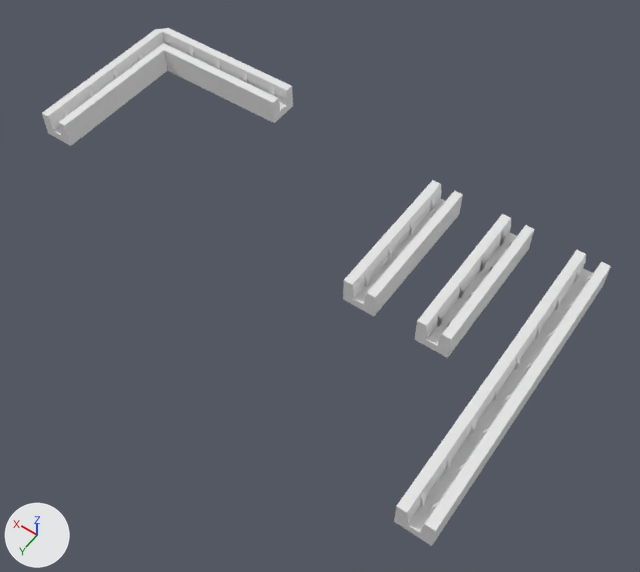
Renders of the Blender file cardboard_profiles/cardboard.blend from each side of a commit.
Before and after are seen from a 50 mm camera at (-45.7, 147.6, 167.8) aimed at (32.8, 37.7, -4.9). Lighting does not change. The marker at lower left points along +X, +Y and +Z.

The first picture shows 'clamps', 'profile_40mm', 'profile_80mm', 'profile_90d_40mm', 'profile_src'.
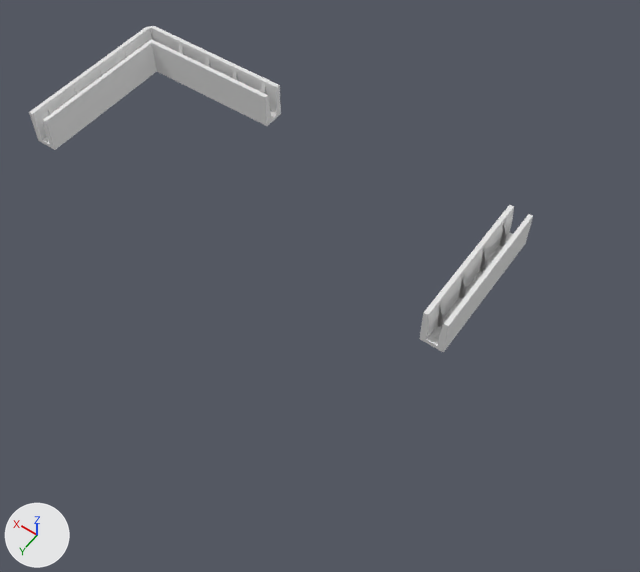
Changed parts and their boxes [x1, y1, x2, y2] in the pictures (640 x 572 px; the box of a moved part takes in the faces that stretch with it):
'profile_80mm', deleted
    before: [394, 250, 611, 546]
'profile_90d_40mm', reshaped, moved
    before: [42, 28, 293, 146]
    after: [29, 26, 281, 150]
'profile_src', reshaped
    before: [414, 214, 534, 358]
    after: [419, 205, 533, 352]
'profile_40mm', deleted
    before: [343, 180, 463, 316]
part 3 of me_cube_001, moved or reshaped
    before: [438, 230, 515, 326]
    after: [439, 220, 514, 327]
part 4 of me_cube_001, moved or reshaped
    before: [437, 235, 513, 327]
    after: [437, 223, 505, 327]

Edits to the bpy script that builds the scene:
```text
Change me_cube:
    where me_cube.from_pydata(...)  # 20 vertices, 17 faces; spans x 0.0..4.4, y 0.0..40.0, z -1.4..6.0
    used by ob_profile_src; location = (0.0, 0.0, 0.0)
    before: 0 (0.0, 0.0, -1.4), 2 (0.0, 40.0, -1.4), 4 (1.5, 0.0, -1.4), 6 (1.5, 40.0, -1.4)
    me_cube part 1
    add for i in [0, 2, 4, 6]: me_cube.vertices[i].co += Vector((0.0, 0.0, 1.2))
    me_cube.vertices[8].co: (4.4, 0.0, -1.4) -> (3.2, 0.0, -0.2)
    me_cube.vertices[9].co: (4.4, 0.0, 1.0) -> (3.2, 0.0, 1.0)
    me_cube.vertices[10].co: (4.4, 40.0, -1.4) -> (3.2, 40.0, -0.2)
    me_cube.vertices[11].co: (4.4, 40.0, 1.0) -> (3.2, 40.0, 1.0)
    me_cube.vertices[12].co: (2.0, 0.0, 6.0) -> (2.0, 0.0, 10.0)
    me_cube.vertices[13].co: (2.0, 40.0, 6.0) -> (2.0, 40.0, 10.0)
    me_cube.vertices[14].co: (4.4, 0.0, 6.0) -> (3.2, 0.0, 10.0)
    me_cube.vertices[15].co: (4.4, 40.0, 6.0) -> (3.2, 40.0, 10.0)
    me_cube.vertices[16].co: (4.4, 40.0, 3.5) -> (3.2, 40.0, 5.5)
    me_cube.vertices[17].co: (4.4, 0.0, 3.5) -> (3.2, 0.0, 5.5)
    me_cube.vertices[18].co: (1.5, 0.0, 3.5) -> (1.5, 0.0, 5.5)
    me_cube.vertices[19].co: (1.5, 40.0, 3.5) -> (1.5, 40.0, 5.5)
Change me_cube_001:
    where me_cube_001.from_pydata(...)  # 12 vertices, 10 faces; spans x -1.18..0.82, y -0.6..0.6, z -2.4..2.3
    used by ob_clamps; parent = ob_profile_src; location = (2.183, 4.6, 3.4)
    me_cube_001 part 2: all 2 vertices in x -1.18, y -0.6..0.6, z -2.4 are moved by (-0.3, 0.0, 0.0)
    me_cube_001 part 3: all 2 vertices in x -1.18, y -0.6..0.6, z 0.1 are moved by (-0.3, 0.0, 2.0)
    me_cube_001 part 4: all 2 vertices in x 0.82, y -0.6..0.6, z 0.1 are moved by (0.0, 0.0, 2.0)
    me_cube_001 part 5: all 4 vertices in x -0.08..0.82, y -0.6..0.6, z 2.3 are moved by (0.0, 0.0, 4.0)
Change me_cube_005:
    used by ob_profile_90d_40mm; location = (120.0, 0.0, 0.0)
    remove me_cube_005.from_pydata(...)  # 283 vertices, 234 faces; spans x -44.4..4.4, y -8.8..40.0, z -1.4..6.0
    add me_cube_005.from_pydata(...)  # 283 vertices, 234 faces; spans x -44.4..3.2, y -7.6..40.0, z -0.2..10.0
    me_cube_005 part 6: 236 of 283 vertices moved; they spanned x -44.4..4.4, y -8.8..40.0, z -1.4..6.0 and now span x -44.4..3.2, y -7.6..40.0, z -0.2..10.0; mean shift (0.0, 0.0, 2.0); largest move (4.4, 0.0, 6.0) -> (3.2, -1.2, 10.0)
Remove ob_profile_40mm:
    ob_profile_40mm = bpy.data.objects.new('profile_40mm', me_cube_003)
    ob_profile_40mm.location = (20.0, 0.0, 0.0)
Change ob_profile_90d_40mm:
    ob_profile_90d_40mm.location: (120.0, 0.0, 0.0) -> (120.0, 4.4, 0.0)
Remove ob_profile_80mm:
    ob_profile_80mm = bpy.data.objects.new('profile_80mm', me_cube_007)
    ob_profile_80mm.location = (-20.0, 0.0, 0.0)
```
